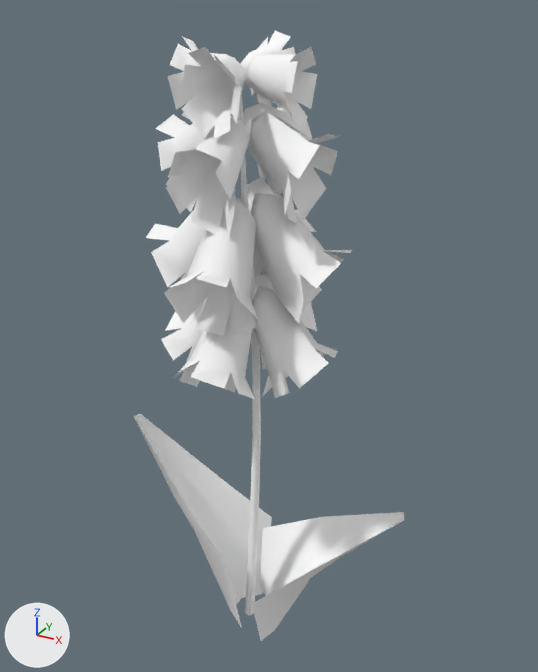
The glTF model game/data/meshes/props/Flower_4_Single.gltf, before and after one commit.
Before and after are seen from a 50 mm camera at (1.3, -2.19, 2.46) aimed at (0.05, 0.09, 1.32). The axes (+X, +Y, +Z) are drawn at lower left. The lights are the same throughout. The picture after the commit comes second.

Objects in the first picture: 'Flower_4_Single'.
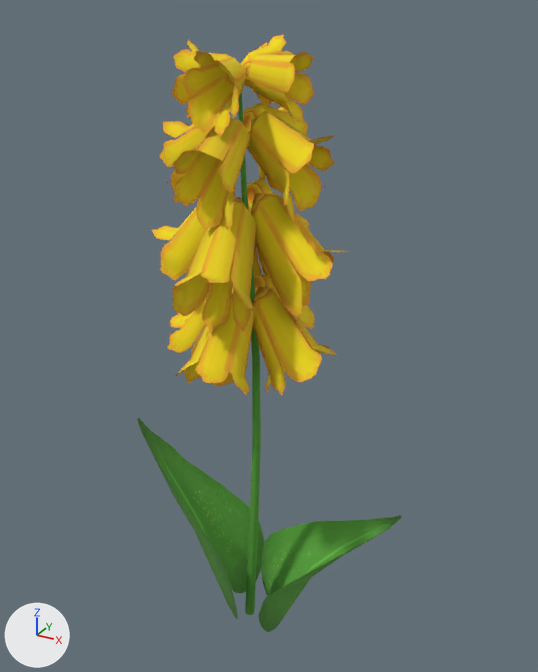
Changed parts and their boxes (x1, y1, x2, y2) in the pictures (538 x 672 px):
'Flower_4_Single', surface changed (darker): (137, 34, 402, 632) in both

Patch to the scene script:
```diff
--- a/game/data/meshes/props/Flower_4_Single.gltf.py
+++ b/game/data/meshes/props/Flower_4_Single.gltf.py
@@ img_flowers @@
+img_flowers = load_image('Flowers', 'Flowers.png', 1008, 981, 'sRGB')
@@ img_leaves @@
+img_leaves = load_image('Leaves', 'Leaves.png', 2048, 2048, 'sRGB')
@@ mat_leaves @@
 mat_leaves = bpy.data.materials.new('Leaves')
-# nodes: BsdfPrincipled, OutputMaterial, VertexColor
+# nodes: BsdfPrincipled, Math x3, Mix, OutputMaterial, TexImage, VertexColor
+# uses the picture img_leaves
@@ mat_flowers @@
 mat_flowers = bpy.data.materials.new('Flowers')
-# nodes: BsdfPrincipled, OutputMaterial, VertexColor
+# nodes: BsdfPrincipled, Math x3, Mix, OutputMaterial, TexImage, VertexColor
+# uses the picture img_flowers
```
